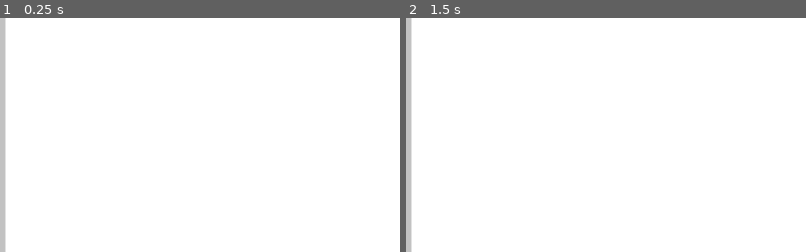
Above: before the commit, frames 1-2 (left to right).
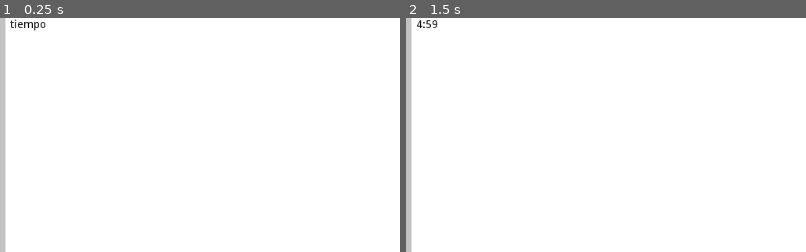
Above: after the commit, the same moments.

Repository: beluamat29/idv-final-boss-amat-bogado
Game: Godot game, scene res://src/Main.tscn
Two runs of this game, one before a commit and one after it. Both use one fixed random seed, a clock stepped at 60 frames per second and the inputs below.
Inputs (mouse positions are % of the whole screen's width and height, from its top left):
- Up to frame 1 (0.25 s): no input
- Up to frame 2 (1.5 s): tap Enter at 0.5 s; move the mouse to (72, 45) at 0.52 s; press the mouse at (72, 45) at 0.53 s; move the mouse to (30, 55) at 1.27 s; release the mouse at (30, 55) at 1.28 s; click (30, 55) at 1.35 s
The pictures show only the part of the screen within x 0-50%, y 0-50%; the shares and areas given below are measured in that part.

The runs differ from the first frame. In frame 1, 0.2% of the frame differs, in the area x 2-12%, y 0-6%; in frame 2, 0.1%.

Commit message:
agrego countdown

Diff:
--- a/src/Main.tscn
+++ b/src/Main.tscn
@@ -1,8 +1,10 @@
-[gd_scene load_steps=4 format=2]
+[gd_scene load_steps=6 format=2]
 
 [ext_resource path="res://src/Main.gd" type="Script" id=1]
 [ext_resource path="res://src/environment/Environment.tscn" type="PackedScene" id=2]
 [ext_resource path="res://src/entities/Player.tscn" type="PackedScene" id=3]
+[ext_resource path="res://src/TimeLeft.gd" type="Script" id=4]
+[ext_resource path="res://src/Time.gd" type="Script" id=5]
 
 [node name="Main" type="Node"]
 script = ExtResource( 1 )
@@ -10,3 +12,20 @@
 [node name="Environment" parent="." instance=ExtResource( 2 )]
 
 [node name="Player" parent="." instance=ExtResource( 3 )]
+
+[node name="Time" type="Node" parent="."]
+script = ExtResource( 5 )
+
+[node name="Countdown" type="Timer" parent="Time"]
+autostart = true
+
+[node name="TimeLeft" type="Label" parent="Time"]
+modulate = Color( 0, 0, 0, 1 )
+margin_left = 13.0
+margin_top = 2.0
+margin_right = 122.0
+margin_bottom = 59.0
+text = "tiempo"
+script = ExtResource( 4 )
+
+[connection signal="timeout" from="Time/Countdown" to="Time" method="_on_Countdown_timeout"]
--- /dev/null
+++ b/src/Time.gd
@@ -0,0 +1,18 @@
+extends Node
+
+var tiempoTotal = 300 #segundos
+onready var label:Label = $TimeLeft
+
+# Called when the node enters the scene tree for the first time.
+func _ready():
+	pass # Replace with function body.
+
+func update_label(tiempo):
+	label.text = String(tiempo/60) + ":" + String(tiempo%60)
+
+func _on_Countdown_timeout():
+	if(tiempoTotal > 0):
+		tiempoTotal -= 1
+		update_label(tiempoTotal)
+	else:
+		print('juego terminado')
--- /dev/null
+++ b/src/TimeLeft.gd
@@ -0,0 +1 @@
+extends Label
